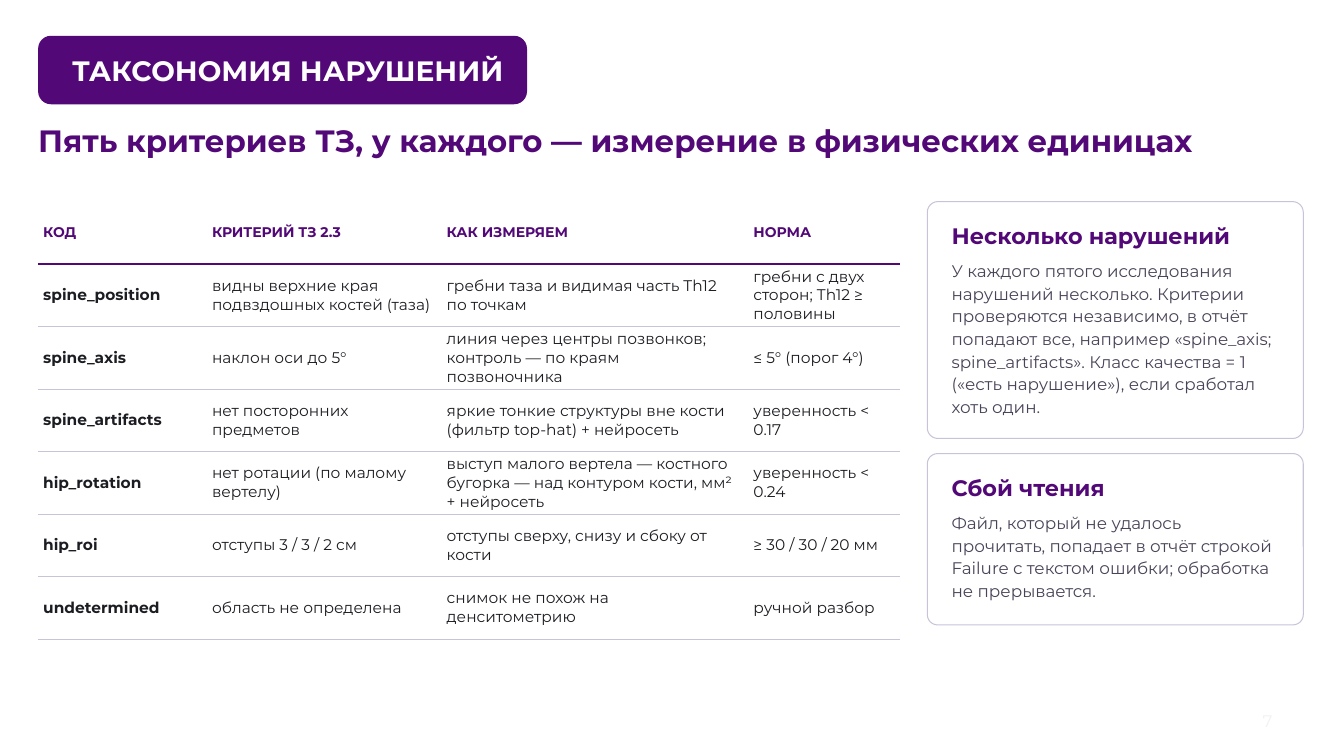
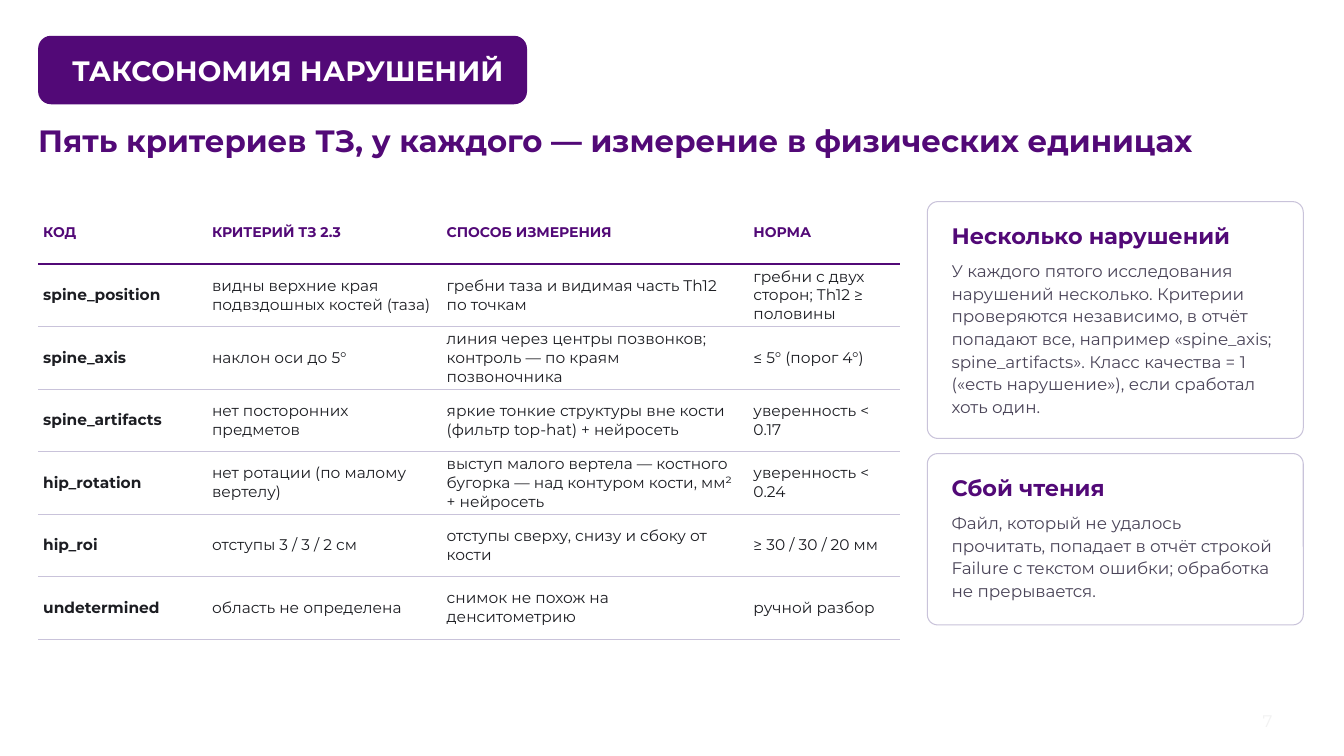
Before and after one commit to theorcos239/LCT_2026, a slide deck: slide 7 of docs/pitch/239.Hack_DXA_QC_полная_версия.pptx. Drawn at 1344x756 pixels with LibreOffice and Linux fonts; fonts in the diff are those of the drawing; background and template pictures are left out. Boxes give left, top, right and bottom in pixels: in the first picture for what was removed or moved away, otherwise in the second. Text is boxed around its words. In the diff, an @@ line names an element or a change of style, - is before the commit and + after.

```diff
--- a/docs/pitch/239.Hack_DXA_QC_полная_версия.pptx
+++ b/docs/pitch/239.Hack_DXA_QC_полная_версия.pptx
@@ table at box(38, 202, 900, 639) @@
-row 1, column 3: КАК ИЗМЕРЯЕМ
+row 1, column 3: СПОСОБ ИЗМЕРЕНИЯ
```
Also in this commit, not shown: 15 other slides changed, 1 other file.
